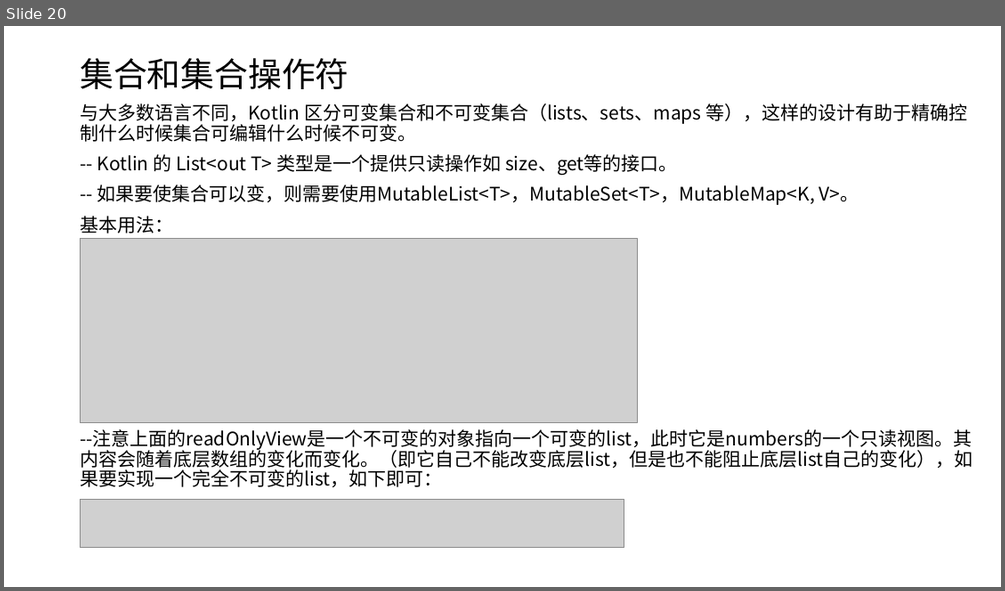
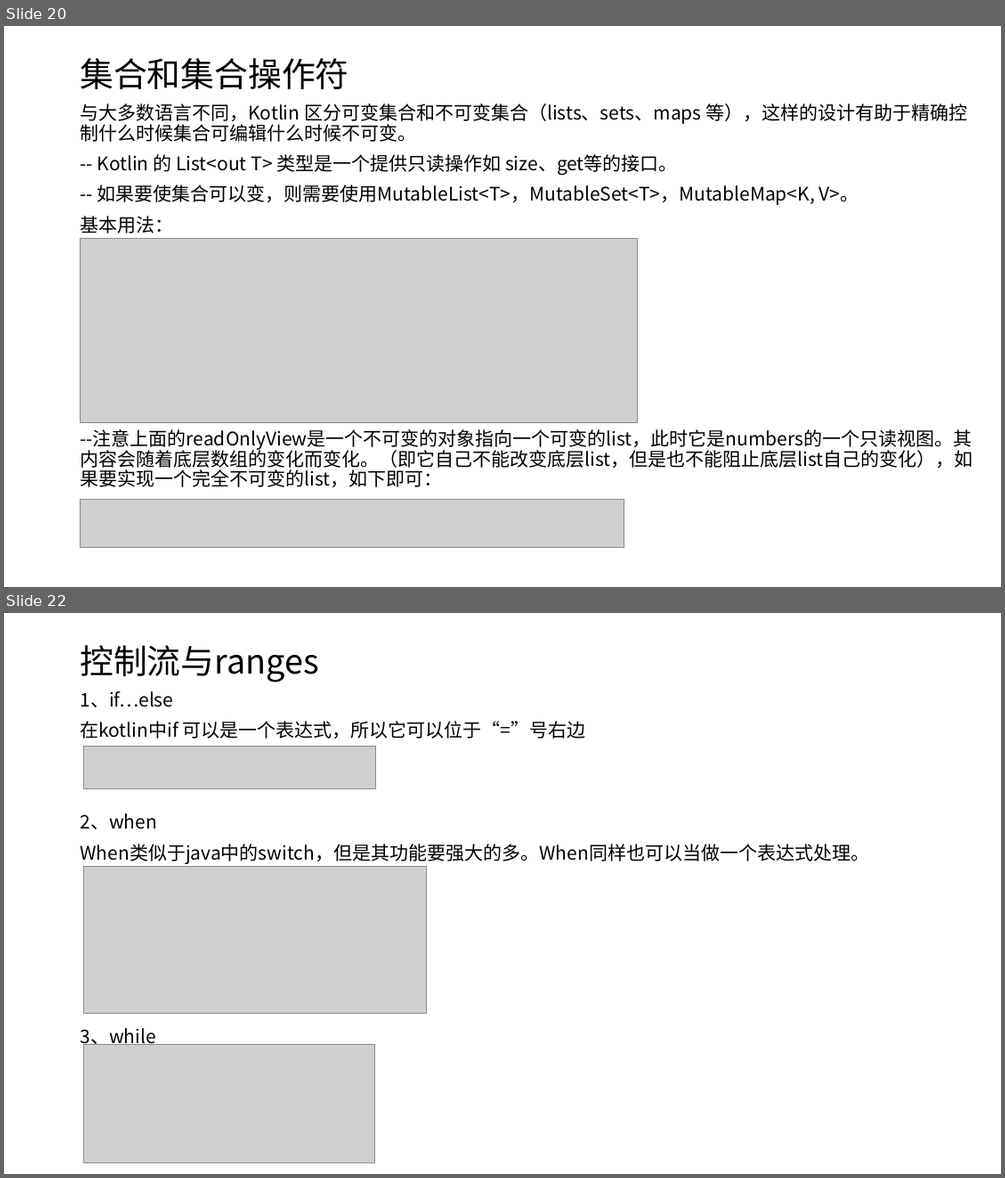
Before and after one commit to shenbibo/KotlinWeather, a slide deck: docs/初探kotlin.pptx. Shown one above the other, each under a label of ours: slide 20 before the commit, slides 20 and 22 after it; the slides between them are not shown. The pictures are 1005x591 and 1005x1178 pixels, drawn with LibreOffice and Linux fonts; fonts in the diff are those of the drawing; grey boxes stand for pictures. Boxes give left, top, right and bottom in pixels: in the first picture for what was removed or moved away, otherwise in the second. Text is boxed around its words. In the diff, an @@ line names an element or a change of style, - is before the commit and + after.

Commit message:
智能转换和表达式

```diff
--- a/docs/初探kotlin.pptx
+++ b/docs/初探kotlin.pptx
@@ slide 22 added at bbox=[4, 613, 1001, 1174], background #FFFFFF @@
@@ title added at bbox=[80, 645, 319, 682], 32.4 pt, text #000000 @@
+控制流与ranges
@@ text added at bbox=[80, 691, 869, 1047], 18 pt, text #000000 @@
+1、if…else
+在kotlin中if 可以是一个表达式，所以它可以位于“=”号右边
+2、when
+When类似于java中的switch，但是其功能要强大的多。When同样也可以当做一个表达式处理。
+3、while
@@ picture added at bbox=[84, 746, 376, 788] @@
@@ picture added at bbox=[84, 866, 427, 1013] @@
@@ picture added at bbox=[84, 1045, 376, 1162] @@
```
Also in this commit, not shown: 3 slides changed, 5 other slides added, 4 other files.
